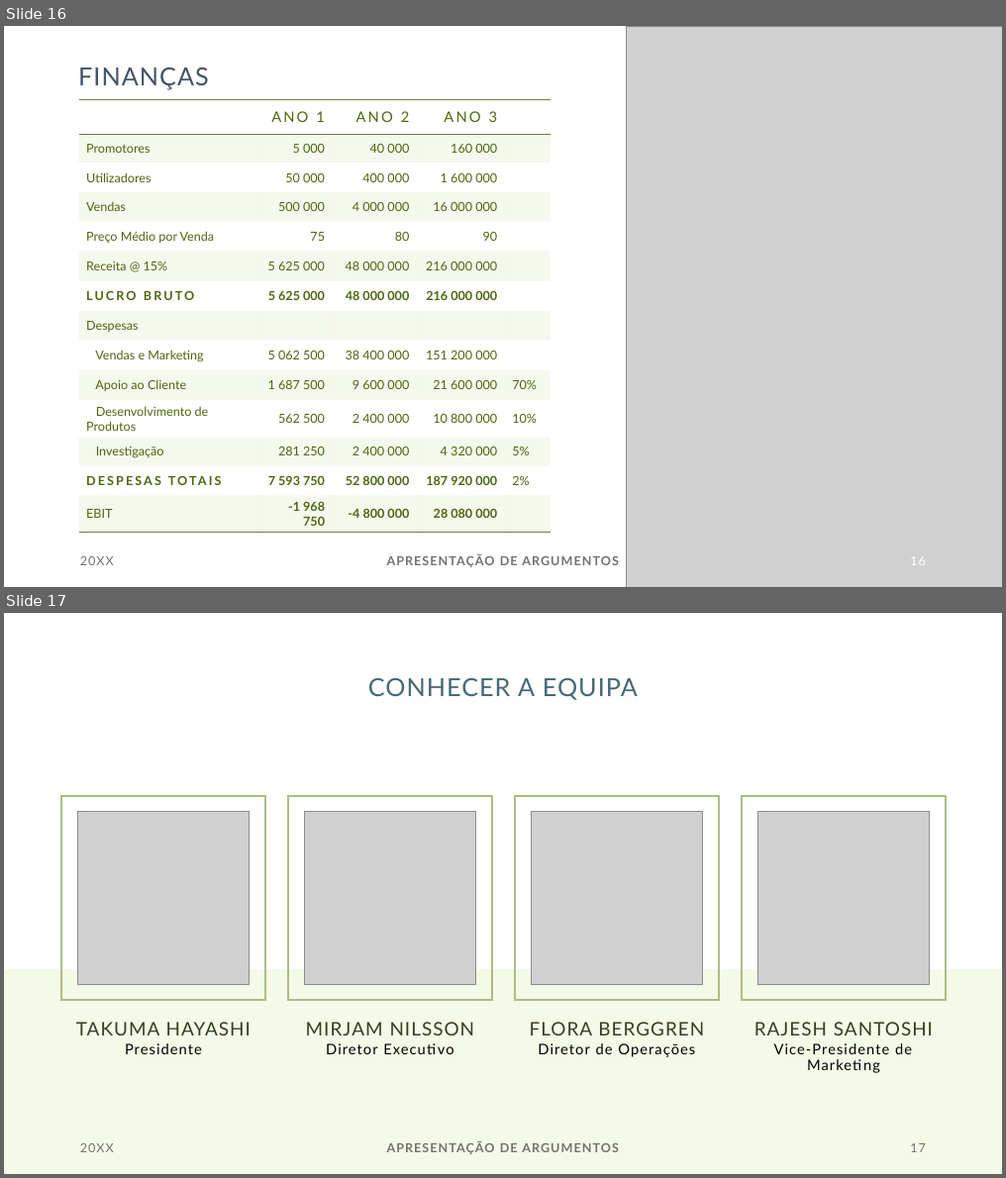
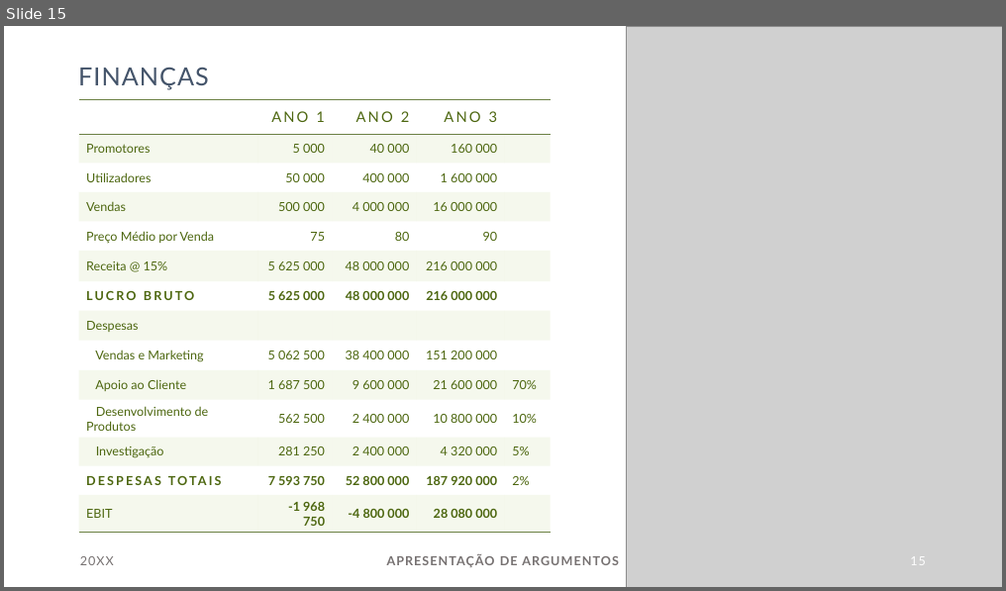
Before and after one commit to Timzudo/E-Floresta, a slide deck: Apresentacao_ALFA.pptx. Shown one above the other, each under a label of ours: slides 16 and 17 before the commit, slide 15 after it. The pictures are 1006x1178 and 1006x591 pixels, drawn with LibreOffice and Linux fonts; fonts in the diff are those of the drawing; grey boxes stand for pictures. Boxes give left, top, right and bottom in pixels: in the first picture for what was removed or moved away, otherwise in the second. Text is boxed around its words. In the diff, an @@ line names an element or a change of style, - is before the commit and + after.

```diff
--- a/Apresentacao_ALFA.pptx
+++ b/Apresentacao_ALFA.pptx
@@ slide 17 removed at (4, 613, 1002, 1174), background #FFFFFF @@
@@ title removed at (368, 677, 638, 700) @@
-CONHECER A EQUIPA
@@ rectangle removed at (61, 796, 265, 1000) @@
@@ picture removed at (77, 812, 250, 985) @@
@@ rectangle removed at (288, 796, 492, 1000) @@
@@ picture removed at (304, 812, 476, 985) @@
@@ rectangle removed at (515, 796, 719, 1000) @@
@@ picture removed at (531, 812, 703, 985) @@
@@ rectangle removed at (743, 796, 945, 1000) @@
@@ picture removed at (757, 812, 930, 985) @@
@@ rectangle removed at (4, 969, 1002, 1174) @@
@@ text removed at (76, 1022, 251, 1036) @@
-TAKUMA HAYASHI
@@ text removed at (306, 1022, 475, 1036) @@
-MIRJAM NILSSON
@@ text removed at (530, 1022, 704, 1036) @@
-FLORA BERGGREN
@@ text removed at (754, 1022, 933, 1036) @@
-RAJESH SANTOSHI
@@ text removed at (125, 1044, 202, 1055) @@
-Presidente
@@ text removed at (326, 1044, 378, 1055) @@
-Diretor Executivo
@@ text removed at (538, 1044, 695, 1058) @@
-Diretor de Operações
@@ text removed at (774, 1044, 912, 1055) @@
-Vice-Presidente de Marketing
@@ text removed at (80, 1144, 114, 1153) @@
-20XX
@@ text removed at (387, 1142, 619, 1155) @@
-APRESENTAÇÃO DE ARGUMENTOS
@@ page number removed at (910, 1144, 926, 1153) @@
-17
@@ what was slide 16 is now slide 15 @@
```
Also in this commit, not shown: 2 slides changed, 3 slides added, 6 other slides removed.
